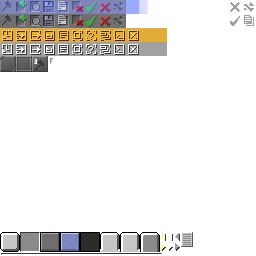
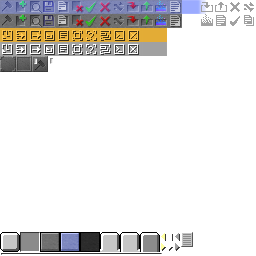
Layers edited between the first and the second 256x256 image:
added layer "Layer #1" in group "icon" over 201, 2, 227, 26
painted on "overlay2" over 0, 0, 202, 14
painted on "overlay1" over 0, 0, 206, 14
added group "Layer Group #6" with 3 layers in group "icons" over 168, 0, 182, 28
added layer "copy #2" in group "Layer Group #6" over 170, 1, 181, 13
added layer "bg #7" in group "Layer Group #6" over 168, 0, 182, 28
added group "Layer Group #5" with 3 layers in group "icons" over 154, 0, 168, 28
added layer "图层群组 #11" in group "Layer Group #5" over 155, 0, 168, 12
added layer "图层群组 #10" in group "Layer Group #5" over 155, 0, 168, 26
added layer "bg #6" in group "Layer Group #5" over 154, 0, 168, 28
added group "Layer Group #4" with 3 layers in group "icons" over 140, 0, 154, 28
added layer "图层群组 #8" in group "Layer Group #4" over 141, 0, 154, 12
added layer "图层群组 #7" in group "Layer Group #4" over 141, 14, 154, 26
added layer "bg #5" in group "Layer Group #4" over 140, 0, 154, 28
added group "Layer Group #3" with 3 layers in group "icons" over 126, 0, 140, 28
added layer "图层群组 #5" in group "Layer Group #3" over 127, 0, 140, 12
added layer "图层群组 #4" in group "Layer Group #3" over 127, 14, 140, 26
added layer "bg #4" in group "Layer Group #3" over 126, 0, 140, 28
added group "Layer Group #2" with 3 layers in group "icons" over 112, 0, 126, 14
moved "bg #3" into group "Layer Group #2" over 112, 0, 126, 14
added group "Layer Group" with 2 layers in group "icons" over 98, 0, 112, 14
moved "bg #1" into group "Layer Group" over 98, 0, 112, 14
added group "Layer Group #1" with 2 layers in group "icons" over 84, 0, 98, 14
moved "bg #2" into group "Layer Group #1" over 84, 0, 98, 14
…and 1 more changes (1 added)
